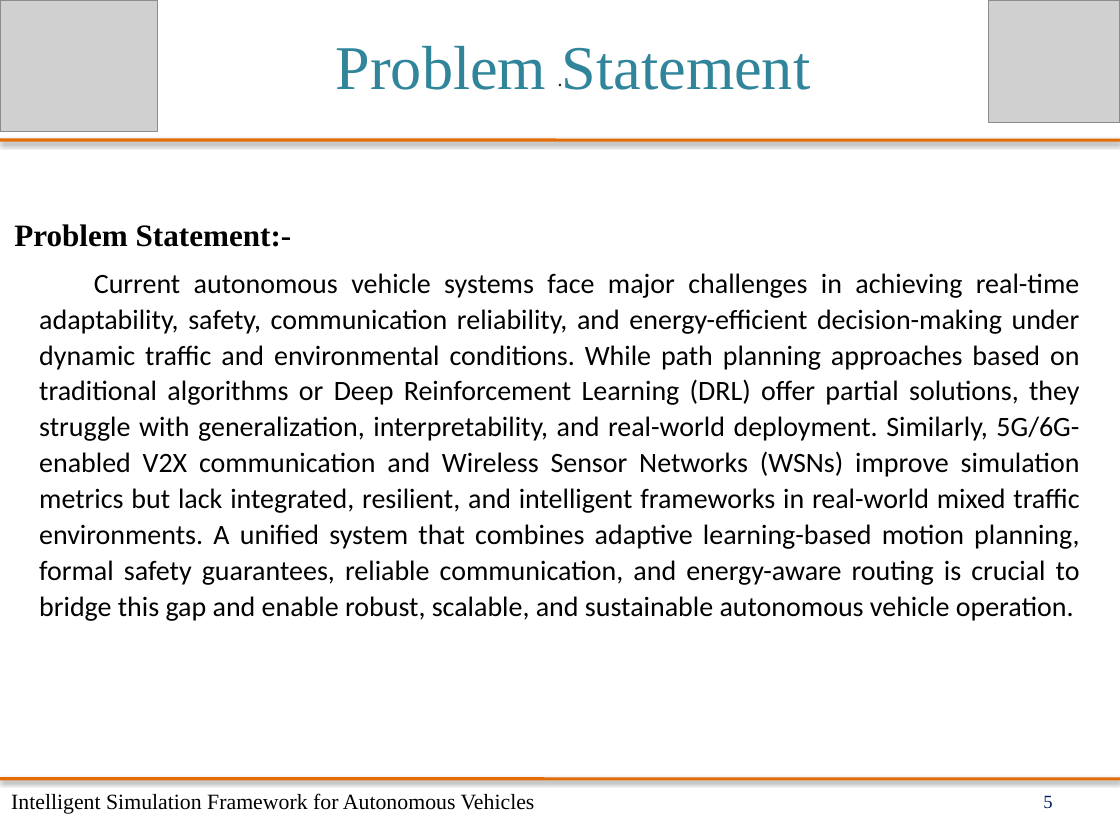
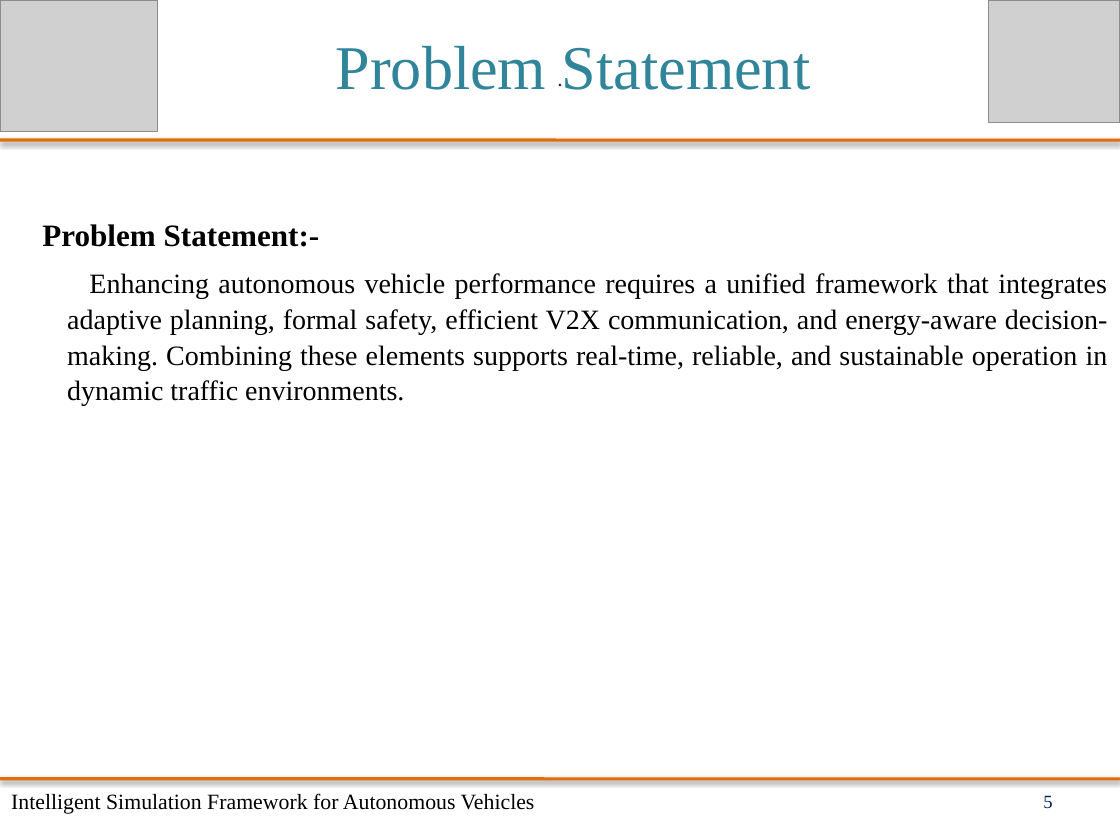
Before and after one commit to Pushpak1203/V2X-Communication, a slide deck: slide 5 of V2X Commu. Docx/PPT's/Presentaion1.pptx. Drawn at 1120x840 pixels with LibreOffice and Linux fonts; fonts in the diff are those of the drawing; grey boxes stand for pictures. Boxes give left, top, right and bottom in pixels: in the first picture for what was removed or moved away, otherwise in the second. Text is boxed around its words. In the diff, an @@ line names an element or a change of style, - is before the commit and + after.

```diff
--- a/V2X Commu. Docx/PPT's/Presentaion1.pptx
+++ b/V2X Commu. Docx/PPT's/Presentaion1.pptx
@@ subtitle "Problem Statement:-": place and size @@
-subtitle "Problem Statement:-" at [14, 224, 1080, 621]
+subtitle "Problem Statement:-" at [42, 224, 1108, 406]
@@ subtitle at [67, 273, 1108, 406]: text changed; font Calibri to Times New Roman @@
-Current autonomous vehicle systems face major challenges in achieving real-time adaptability, safety, communication reliability, and energy-efficient decision-making under dynamic traffic and environmental conditions. While path planning approaches based on traditional algorithms or Deep Reinforcement Learning (DRL) offer partial solutions, they struggle with generalization, interpretability, and real-world deployment. Similarly, 5G/6G-enabled V2X communication and Wireless Sensor Networks (WSNs) improve simulation metrics but lack integrated, resilient, and intelligent frameworks in real-world mixed traffic environments. A unified system that combines adaptive learning-based motion planning, formal safety guarantees, reliable communication, and energy-aware routing is crucial to bridge this gap and enable robust, scalable, and sustainable autonomous vehicle operation.
+Enhancing autonomous vehicle performance requires a unified framework that integrates adaptive planning, formal safety, efficient V2X communication, and energy-aware decision-making. Combining these elements supports real-time, reliable, and sustainable operation in dynamic traffic environments.
```
Also in this commit, not shown: 5 other slides changed, 1 slide added, 1 other file.
